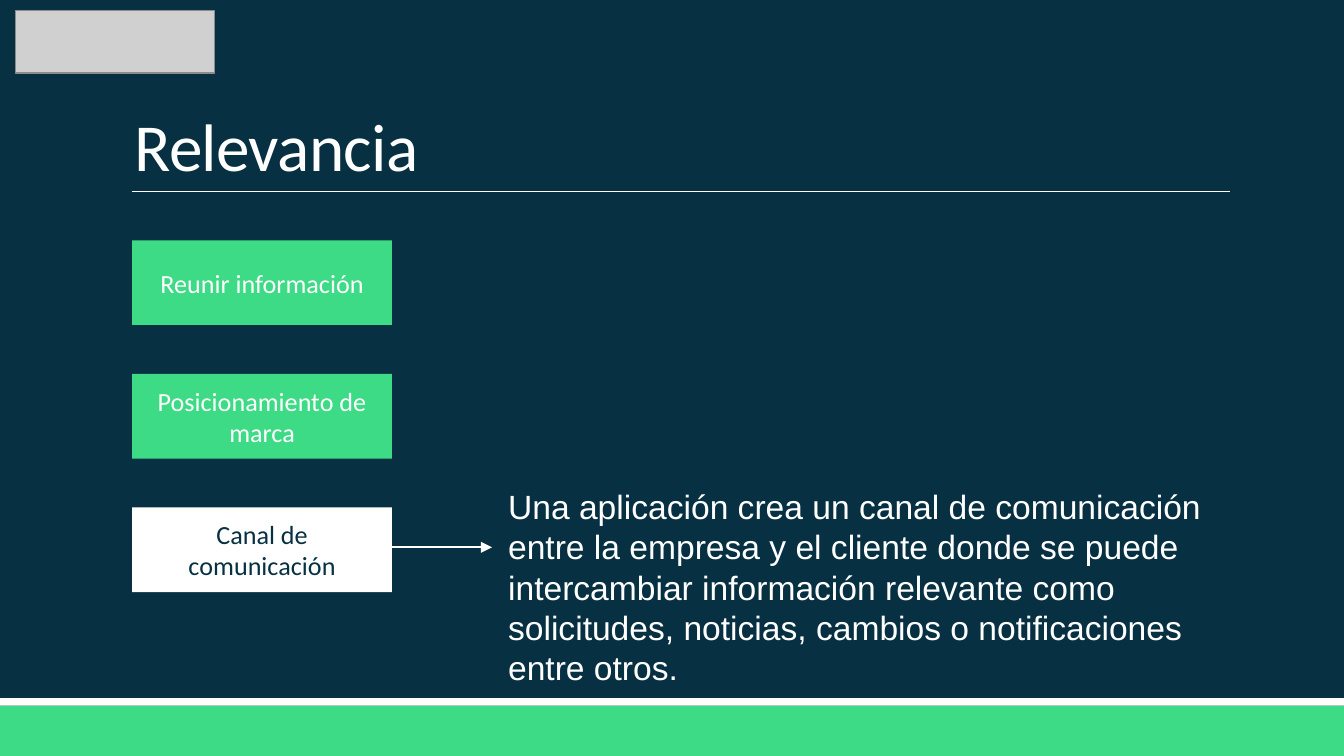
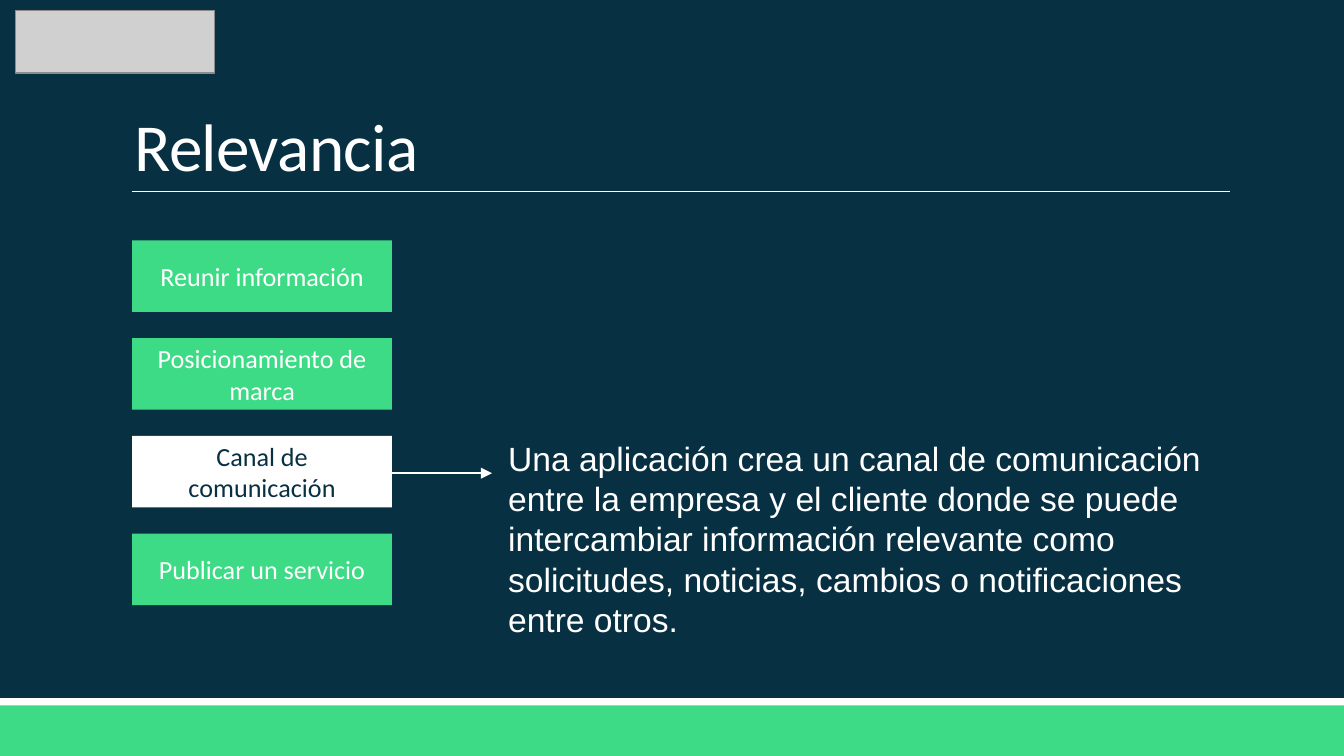
Before and after one commit to Domiciano/AppMoviles202, a slide deck: slide 18 of Semana 1/Clase 1 - Diagramación.pptx. Drawn at 1344x756 pixels with LibreOffice and Linux fonts; fonts in the diff are those of the drawing; grey boxes stand for pictures. Boxes give left, top, right and bottom in pixels: in the first picture for what was removed or moved away, otherwise in the second. Text is boxed around its words. In the diff, an @@ line names an element or a change of style, - is before the commit and + after.

```diff
--- a/Semana 1/Clase 1 - Diagramación.pptx
+++ b/Semana 1/Clase 1 - Diagramación.pptx
@@ rectangle "Reunir información": place and size @@
-rectangle "Reunir información" at box(132, 241, 391, 325)
+rectangle "Reunir información" at box(132, 241, 391, 312)
@@ rectangle "Posicionamiento de marca": place and size @@
-rectangle "Posicionamiento de marca" at box(132, 374, 391, 458)
+rectangle "Posicionamiento de marca" at box(132, 339, 391, 410)
@@ rectangle "Canal de comunicación": place and size @@
-rectangle "Canal de comunicación" at box(132, 508, 391, 593)
+rectangle "Canal de comunicación" at box(132, 435, 391, 507)
@@ text "Una aplicación crea un canal ...": place and size @@
-text "Una aplicación crea un canal ..." at box(508, 494, 1200, 681)
+text "Una aplicación crea un canal ..." at box(508, 446, 1200, 633)
@@ arrow moved from (392, 547) - (492, 547) to (392, 473) - (492, 473) @@
@@ rectangle added at box(132, 534, 391, 605), fill #3DDB85, 14 pt, text #FFFFFF @@
+Publicar un servicio
```
Also in this commit, not shown: 4 other slides changed, 1 slide added, 1 other file.
